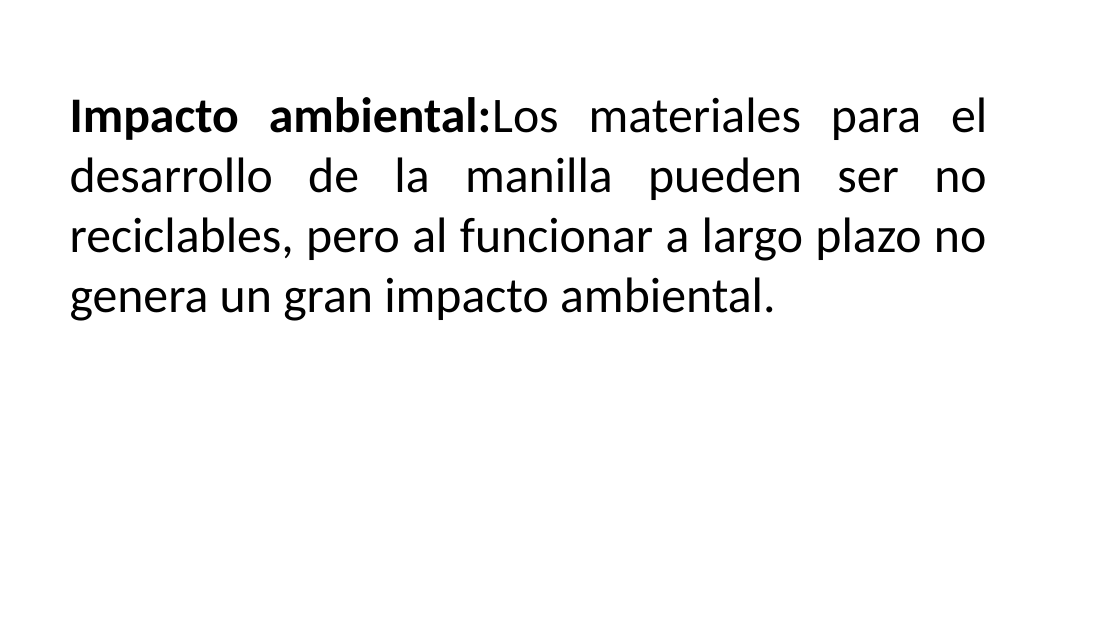
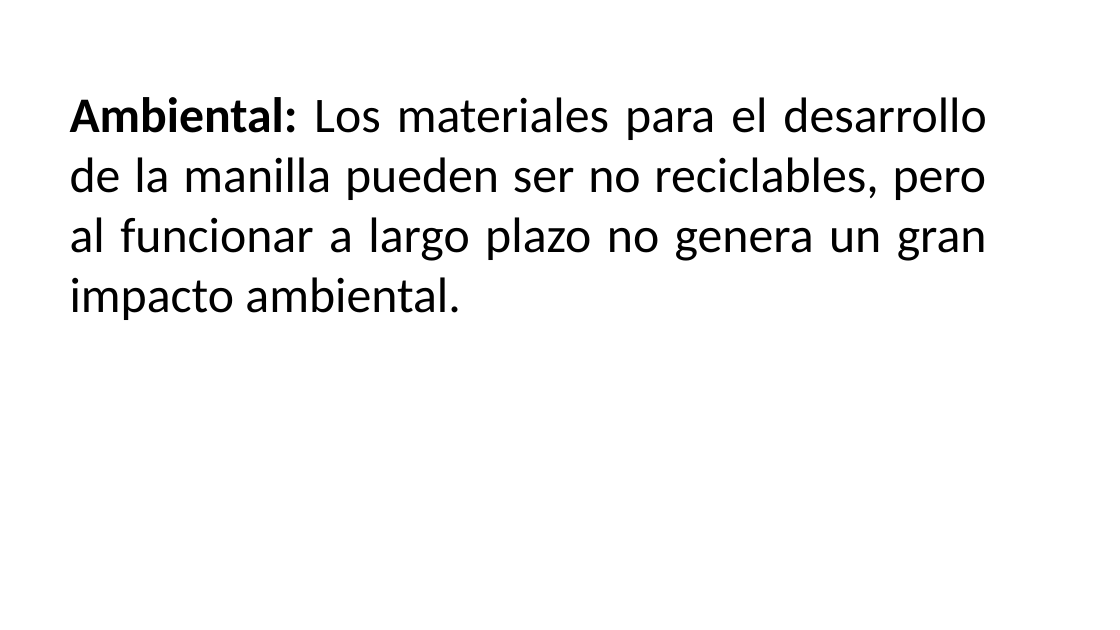
Before and after one commit to Dalvarez491/IdHand, a slide deck: slide 15 of Pulsera para identificación de personas en estado de inconciencia ultima verción.pptx. Drawn at 1120x630 pixels with LibreOffice and Linux fonts; fonts in the diff are those of the drawing; background and template pictures are left out. Boxes give left, top, right and bottom in pixels: in the first picture for what was removed or moved away, otherwise in the second. Text is boxed around its words. In the diff, an @@ line names an element or a change of style, - is before the commit and + after.

```diff
--- a/Pulsera para identificación de personas en estado de inconciencia ultima verción.pptx
+++ b/Pulsera para identificación de personas en estado de inconciencia ultima verción.pptx
@@ text at bbox=[70, 97, 987, 320]: text changed @@
-Impacto ambiental:Los materiales para el desarrollo de la manilla pueden ser no reciclables, pero al funcionar a largo plazo no genera un gran impacto ambiental.
+Ambiental: Los materiales para el desarrollo de la manilla pueden ser no reciclables, pero al funcionar a largo plazo no genera un gran impacto ambiental.
```
Also in this commit, not shown: 3 other slides changed.
